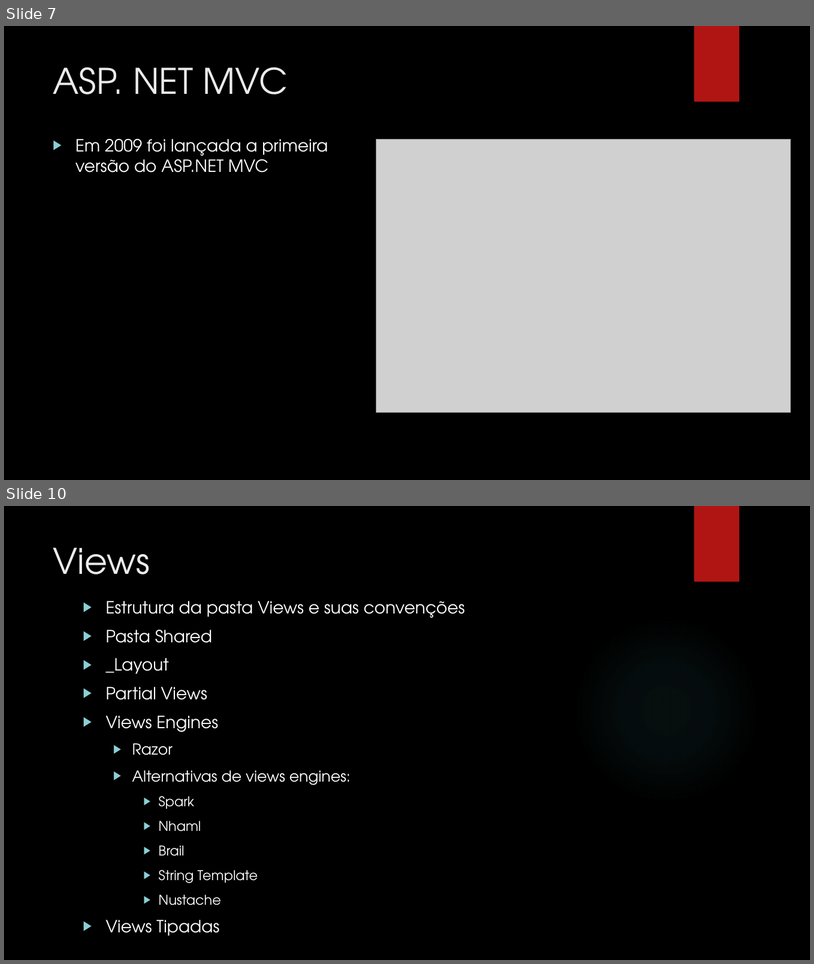
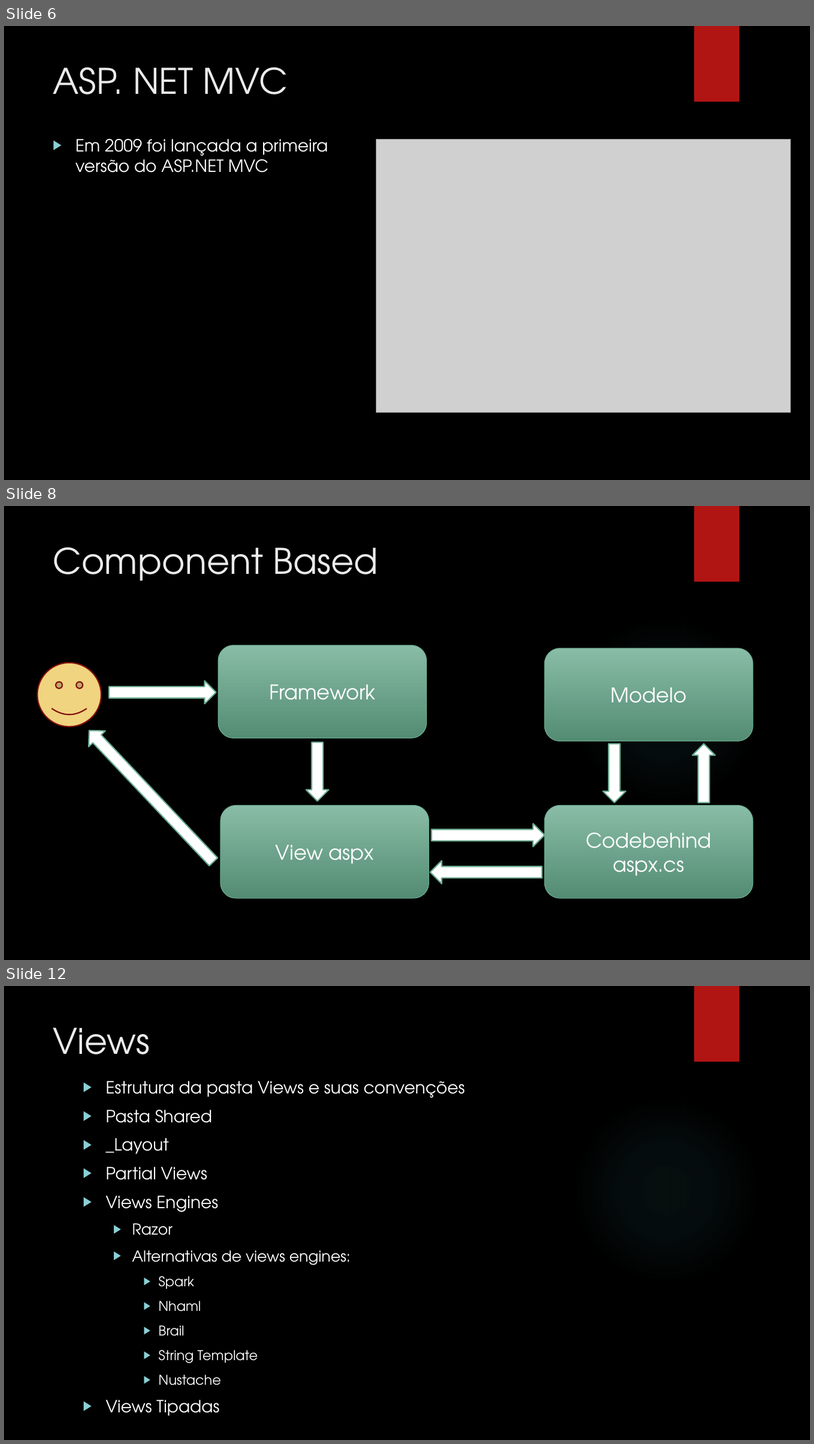
Before and after one commit to leolana/AspnetMvcLab, a slide deck: Presentation/AspNetMvc.pptx. Shown one above the other, each under a label of ours: slides 7 and 10 before the commit, slides 6, 8 and 12 after it; the slides between them are not shown. The pictures are 814x964 and 814x1444 pixels, drawn with LibreOffice and Linux fonts; fonts in the diff are those of the drawing; grey boxes stand for pictures; background and template pictures are left out. Boxes give left, top, right and bottom in pixels: in the first picture for what was removed or moved away, otherwise in the second. Text is boxed around its words. In the diff, an @@ line names an element or a change of style, - is before the commit and + after.

```diff
--- a/Presentation/AspNetMvc.pptx
+++ b/Presentation/AspNetMvc.pptx
@@ slide 8 added at bbox=[4, 506, 810, 960], background picture (left out); not listed: 2 template elements that a slide beside it also shows @@
@@ title added at bbox=[53, 547, 378, 581], 42 pt, text #EBEBEB @@
+Component Based
@@ rounded rectangle added at bbox=[218, 645, 427, 738], fill gradient #89BDA7 to #538C74, outline #6AAC90 0.75 pt, 24 pt, text #FFFFFF @@
+Framework
@@ rounded rectangle added at bbox=[545, 648, 753, 741], fill gradient #89BDA7 to #538C74, outline #6AAC90 0.75 pt, 24 pt, text #FFFFFF @@
+Modelo
@@ smiley face added at bbox=[37, 663, 101, 727], fill #F0D47F, outline #82100E 1.5 pt @@
@@ right arrow added at bbox=[109, 681, 216, 704], fill #FFFFFF, outline #6AAC90 1.5 pt @@
@@ right arrow added at bbox=[81, 722, 222, 869], fill #FFFFFF, outline #6AAC90 1.5 pt @@
@@ down arrow added at bbox=[306, 742, 329, 801], fill #FFFFFF, outline #6AAC90 1.5 pt @@
@@ down arrow added at bbox=[603, 744, 626, 802], fill #FFFFFF, outline #6AAC90 1.5 pt @@
@@ down arrow added at bbox=[693, 744, 716, 802], fill #FFFFFF, outline #6AAC90 1.5 pt @@
@@ rounded rectangle added at bbox=[221, 805, 429, 898], fill gradient #89BDA7 to #538C74, outline #6AAC90 0.75 pt, 24 pt, text #FFFFFF @@
+View aspx
@@ rounded rectangle added at bbox=[545, 805, 753, 898], fill gradient #89BDA7 to #538C74, outline #6AAC90 0.75 pt, 24 pt, text #FFFFFF @@
+Codebehind aspx.cs
@@ right arrow added at bbox=[432, 823, 545, 847], fill #FFFFFF, outline #6AAC90 1.5 pt @@
@@ right arrow added at bbox=[431, 861, 542, 883], fill #FFFFFF, outline #6AAC90 1.5 pt @@
@@ what was slide 7 is now slide 6 @@
@@ what was slide 10 is now slide 12 @@
```
Also in this commit, not shown: 6 slides changed, 5 other slides added, 3 slides removed.
